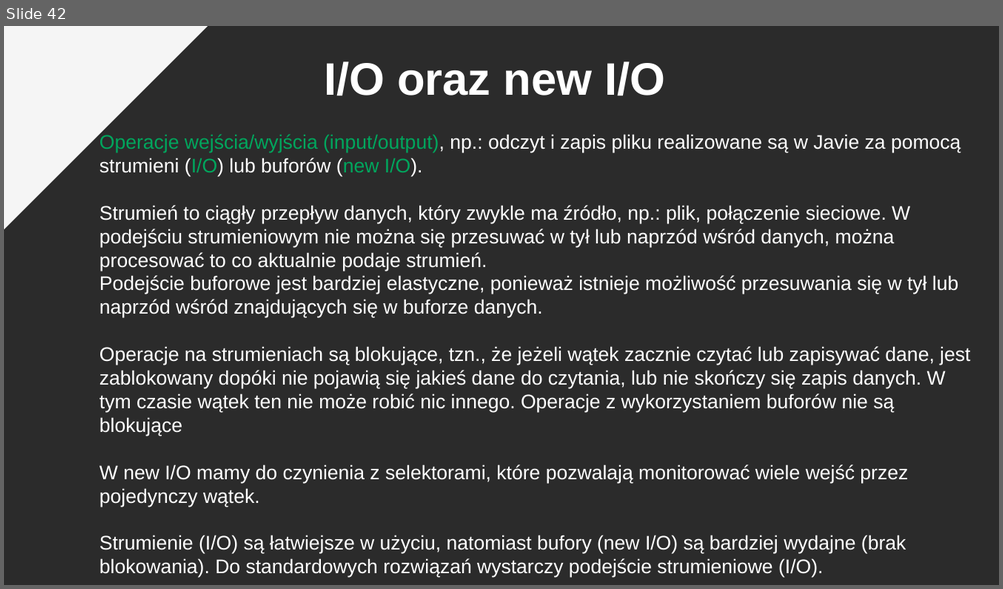
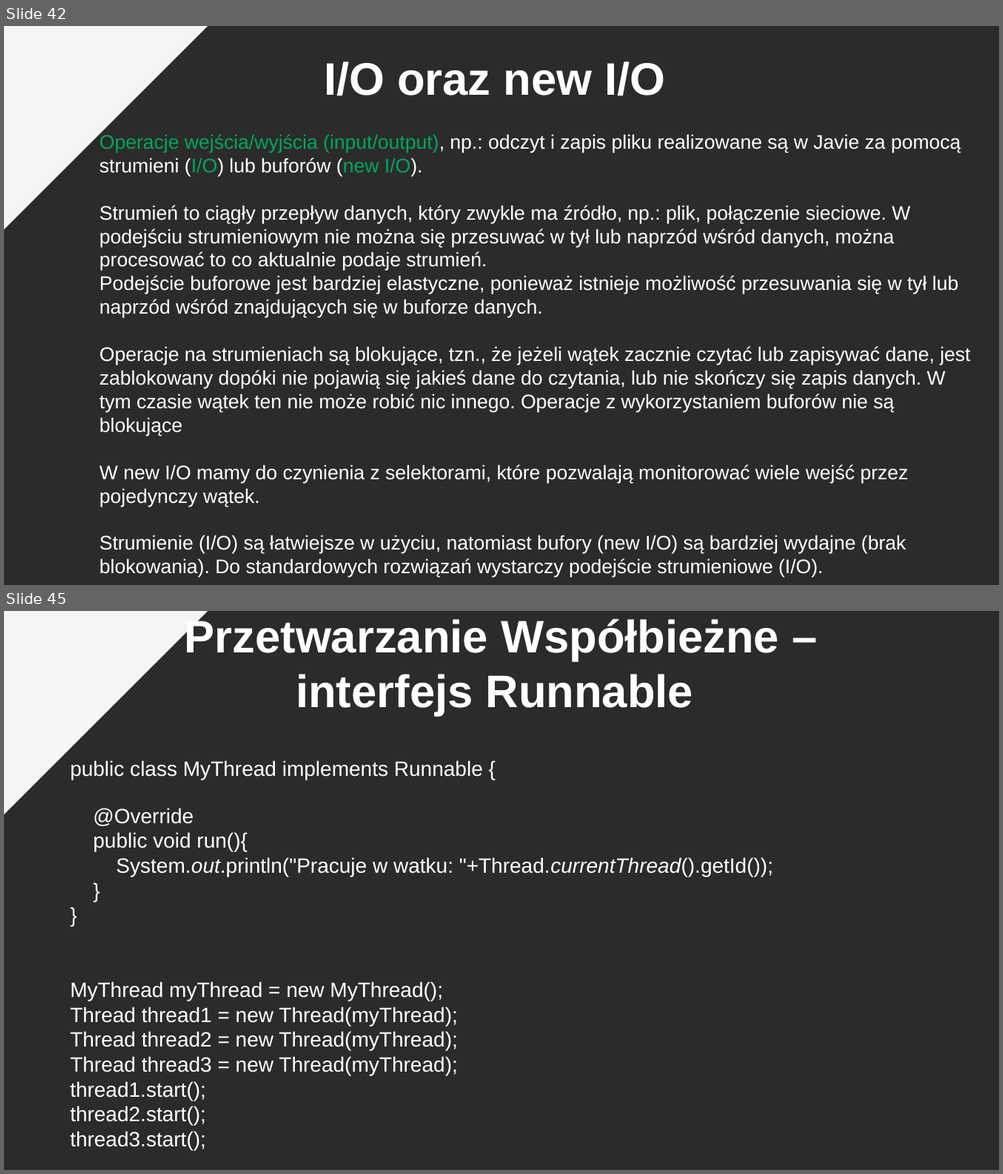
Before and after one commit to pkrajnik/WprowadzenieDoJava4Zajecia, a slide deck: WprowadzenieDoJezykaJAVA_v2_PiotrKrajnik.pptx. Shown one above the other, each under a label of ours: slide 42 before the commit, slides 42 and 45 after it; the slides between them are not shown. The pictures are 1003x589 and 1003x1174 pixels, drawn with LibreOffice and Linux fonts; fonts in the diff are those of the drawing; background and template pictures are left out; a plain dark background stands for a picture behind light text. Boxes give left, top, right and bottom in pixels: in the first picture for what was removed or moved away, otherwise in the second. Text is boxed around its words. In the diff, an @@ line names an element or a change of style, - is before the commit and + after.

```diff
--- a/WprowadzenieDoJezykaJAVA_v2_PiotrKrajnik.pptx
+++ b/WprowadzenieDoJezykaJAVA_v2_PiotrKrajnik.pptx
@@ slide 45 added at box(4, 611, 999, 1170), background picture (left out); not listed: 1 template element that a slide beside it also shows @@
@@ text added at box(185, 616, 779, 716), 44 pt, text #FFFFFF, bold @@
+Przetwarzanie Współbieżne – interfejs Runnable
@@ text added at box(70, 760, 773, 1125), 20 pt, text #FFFFFF @@
+public class MyThread implements Runnable {
+@Override
+public void run(){
+System.out.println("Pracuje w watku: "+Thread.currentThread().getId());
+}
+}
+MyThread myThread = new MyThread();
+Thread thread1 = new Thread(myThread);
+Thread thread2 = new Thread(myThread);
+Thread thread3 = new Thread(myThread);
+thread1.start();
+thread2.start();
+thread3.start();
```
Also in this commit, not shown: 2 slides changed, 3 other slides added.
